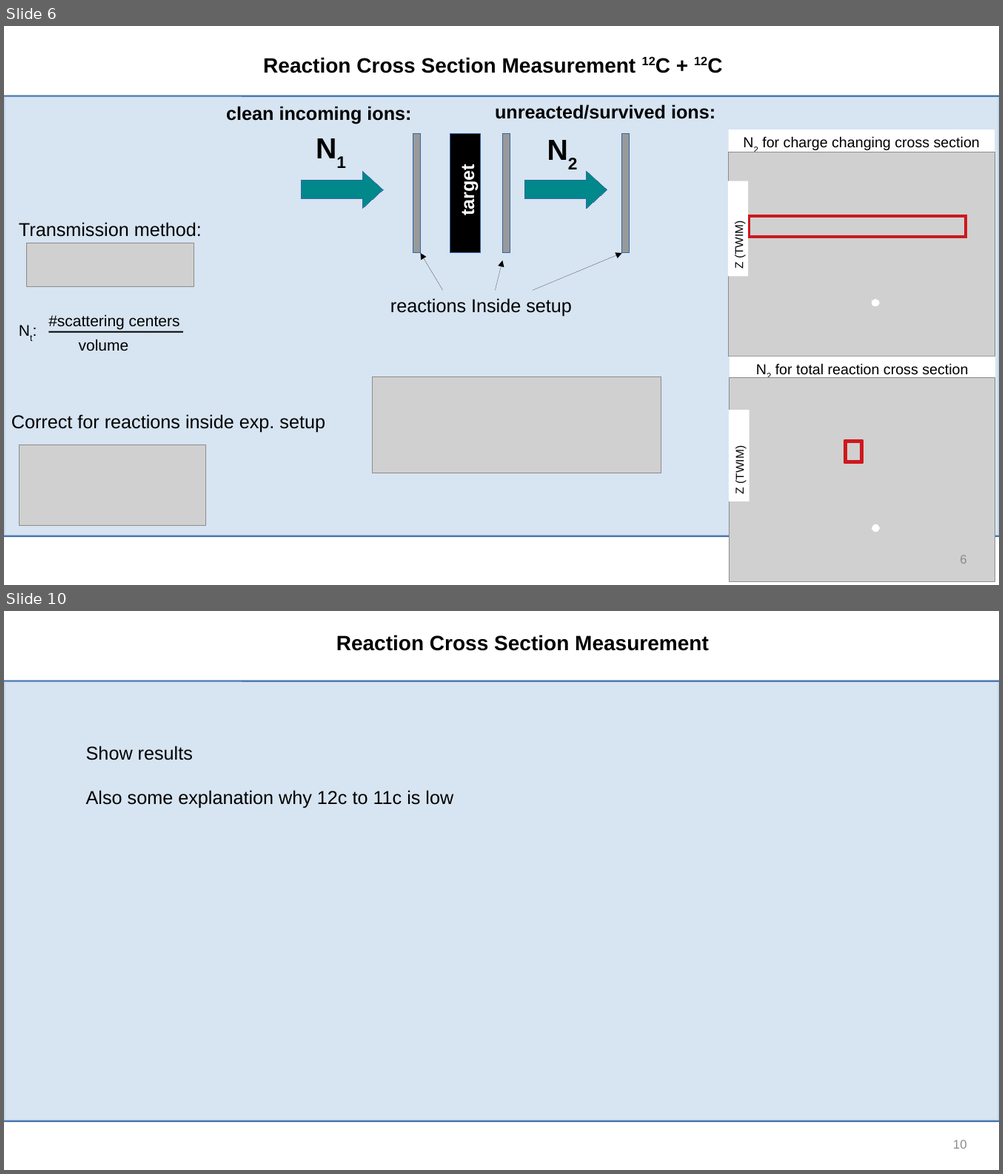
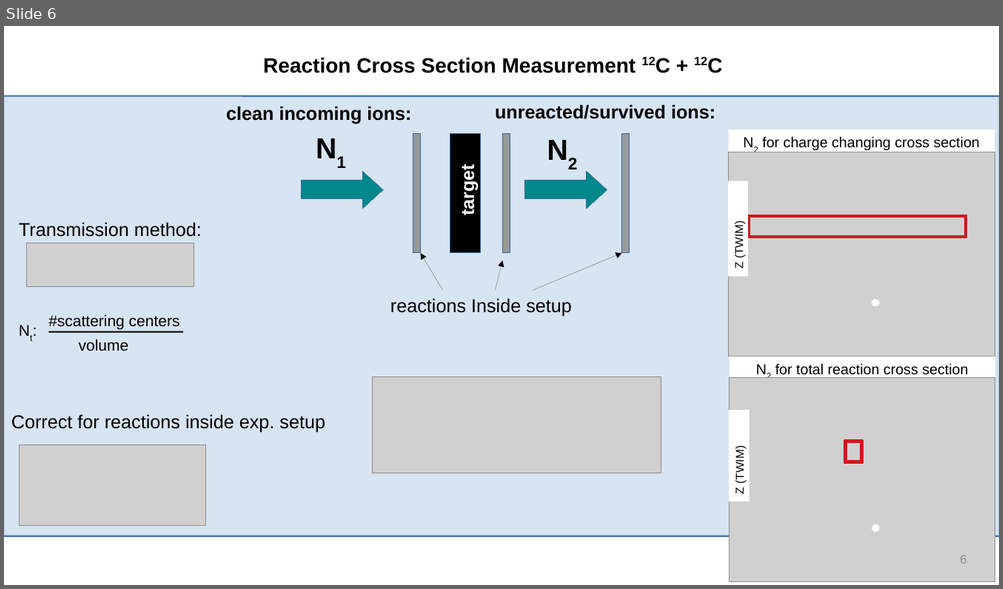
Before and after one commit to jenegger/r3bweek24_gsi, a slide deck: r3bweek_24_gsi.odp. Shown one above the other, each under a label of ours: slides 6 and 10 before the commit, slide 6 after it; the slides between them are not shown. The pictures are 1003x1174 and 1003x589 pixels, drawn with LibreOffice and Linux fonts; fonts in the diff are those of the drawing; grey boxes stand for pictures; background and template pictures are left out. Boxes give left, top, right and bottom in pixels: in the first picture for what was removed or moved away, otherwise in the second. Text is boxed around its words. In the diff, an @@ line names an element or a change of style, - is before the commit and + after.

```diff
--- a/r3bweek_24_gsi.odp
+++ b/r3bweek_24_gsi.odp
@@ slide 10 removed at [4,611,999,1170], background #FFFFFF; not listed: 3 template elements that a slide beside it also shows @@
@@ text removed at [336,635,708,651] @@
-Reaction Cross Section Measurement
@@ text removed at [86,746,453,809] @@
-Show results
-Also some explanation why 12c to 11c is low
@@ page number removed at [953,1140,967,1149] @@
-10
```
Also in this commit, not shown: 5 slides changed, 5 slides added, 1 other slide removed, 14 other files.
